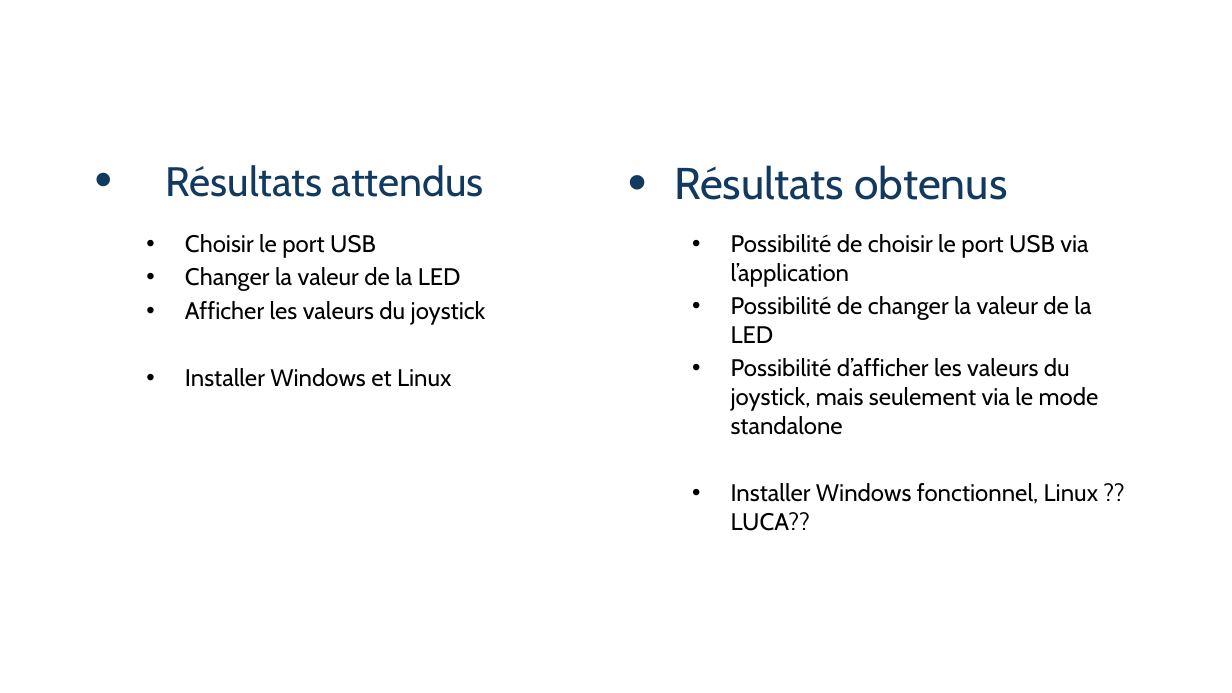
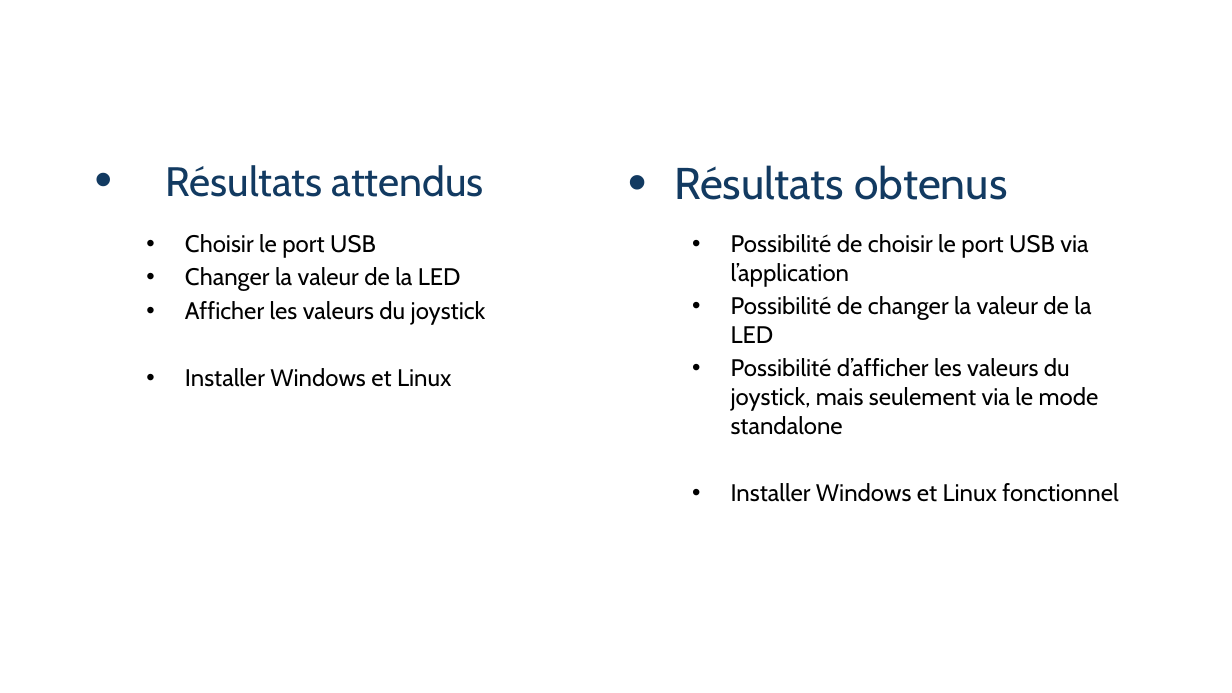
Before and after one commit to LuEnCam/ArduinLinux, a slide deck: slide 14 of rendu/presentation.pptx (slide 13 before the commit). Drawn at 1232x693 pixels with LibreOffice and Linux fonts; fonts in the diff are those of the drawing; background and template pictures are left out. Boxes give left, top, right and bottom in pixels: in the first picture for what was removed or moved away, otherwise in the second. Text is boxed around its words. In the diff, an @@ line names an element or a change of style, - is before the commit and + after.

```diff
--- a/rendu/presentation.pptx
+++ b/rendu/presentation.pptx
@@ text at [731,483,1118,502]: text changed @@
-• Installer Windows fonctionnel, Linux ??LUCA??
+• Installer Windows et Linux fonctionnel
```
Also in this commit, not shown: 1 other slide changed, 1 slide added, 1 other file.
